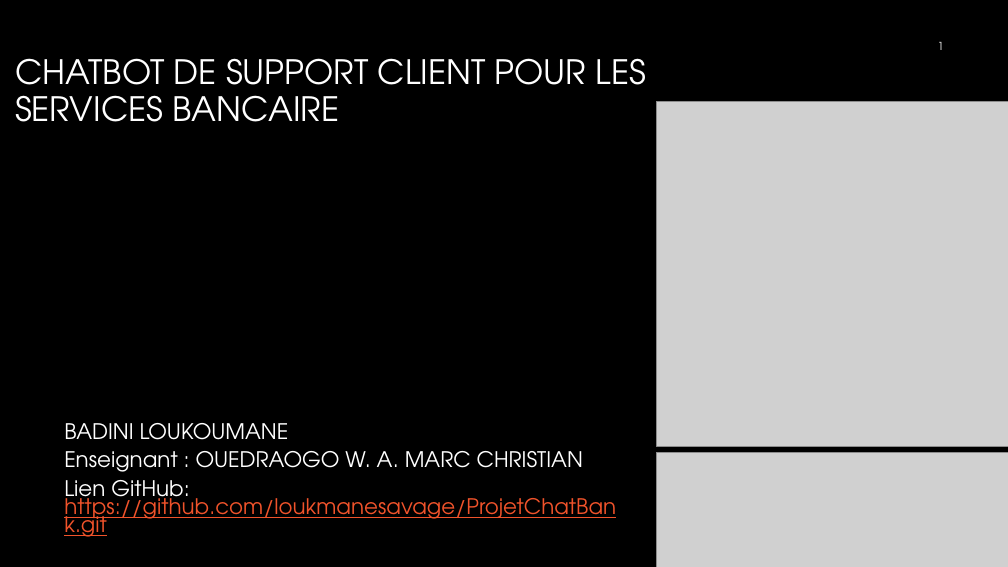
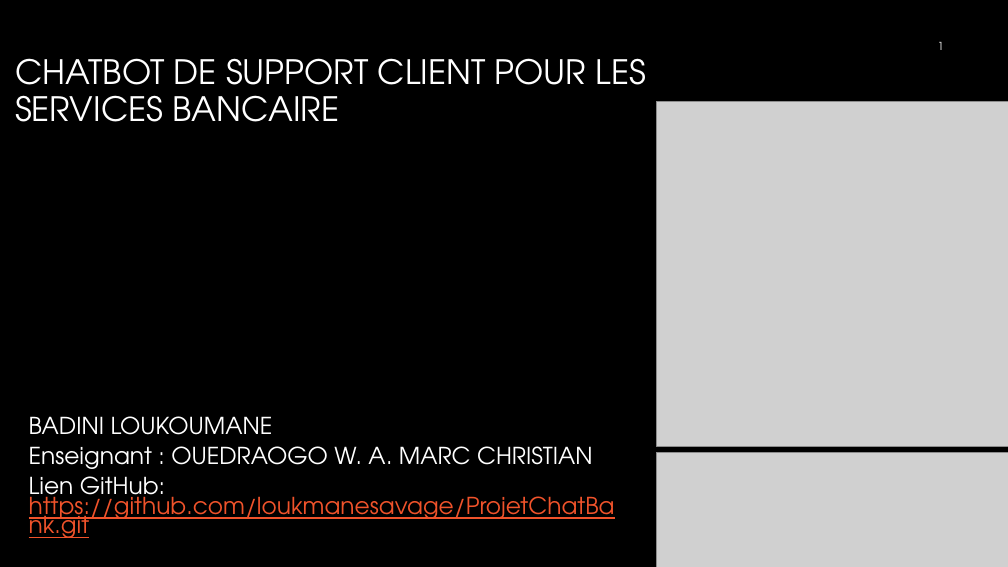
Before and after one commit to loukmanesavage/ProjetChatBank, a slide deck: slide 1 of PRESENTATION CHATBOT.pptx. Drawn at 1008x567 pixels with LibreOffice and Linux fonts; fonts in the diff are those of the drawing; grey boxes stand for pictures; background and template pictures are left out. Boxes give left, top, right and bottom in pixels: in the first picture for what was removed or moved away, otherwise in the second. Text is boxed around its words. In the diff, an @@ line names an element or a change of style, - is before the commit and + after.

```diff
--- a/PRESENTATION CHATBOT.pptx
+++ b/PRESENTATION CHATBOT.pptx
@@ text "BADINI LOUKOUMANE": place and size @@
-text "BADINI LOUKOUMANE" at box(64, 423, 616, 537)
+text "BADINI LOUKOUMANE" at box(29, 416, 615, 538)
@@ text "BADINI LOUKOUMANE" at box(29, 416, 615, 538): size 20.4 to 22.2 pt @@
```
Also in this commit, not shown: 1 other slide changed, 4 other files.
